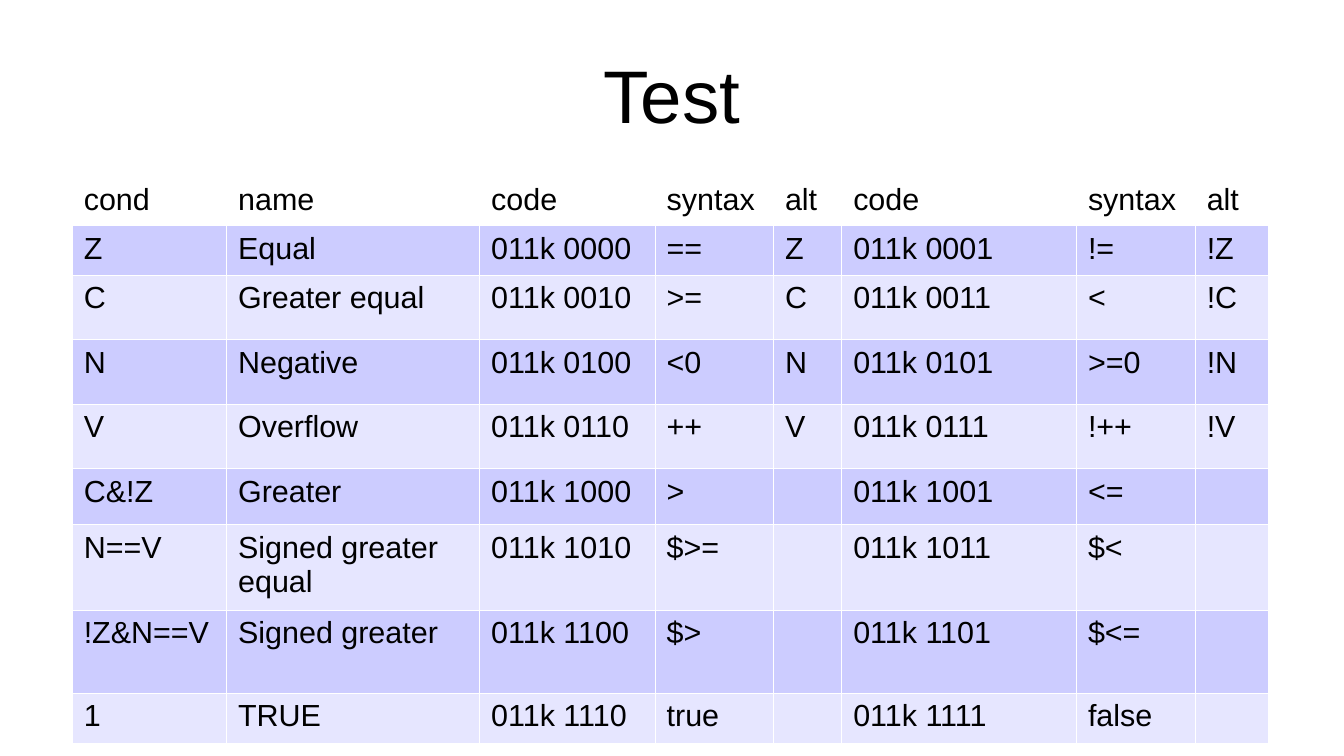
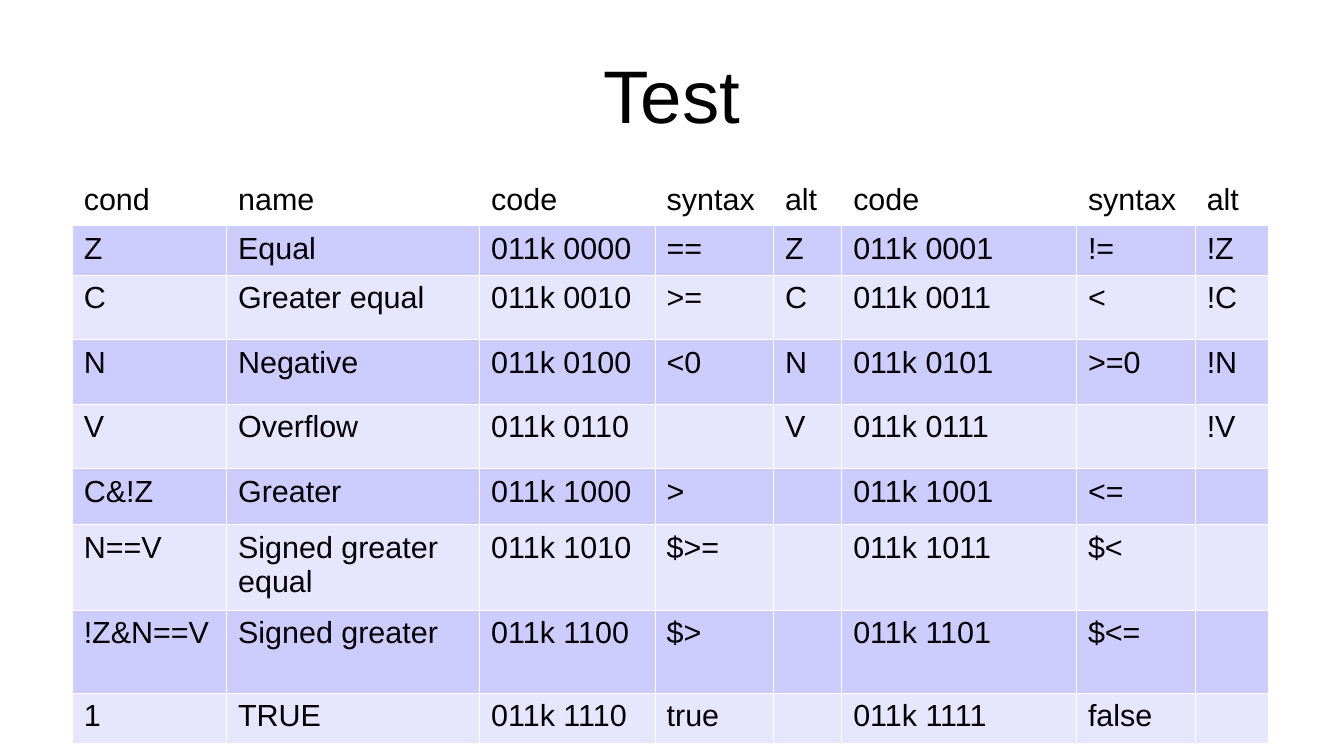
Before and after one commit to jeceljr/baby8, a slide deck: slide 11 of doc/baby8.odp. Drawn at 1344x756 pixels with LibreOffice and Linux fonts; fonts in the diff are those of the drawing. Boxes give left, top, right and bottom in pixels: in the first picture for what was removed or moved away, otherwise in the second. Text is boxed around its words. In the diff, an @@ line names an element or a change of style, - is before the commit and + after.

```diff
--- a/doc/baby8.odp
+++ b/doc/baby8.odp
@@ table at (72,177,1270,734) @@
-row 5, column 4: ++
+row 5, column 4: 
-row 5, column 7: !++
+row 5, column 7: 
```
Also in this commit, not shown: 6 other slides changed, 1 other file.
